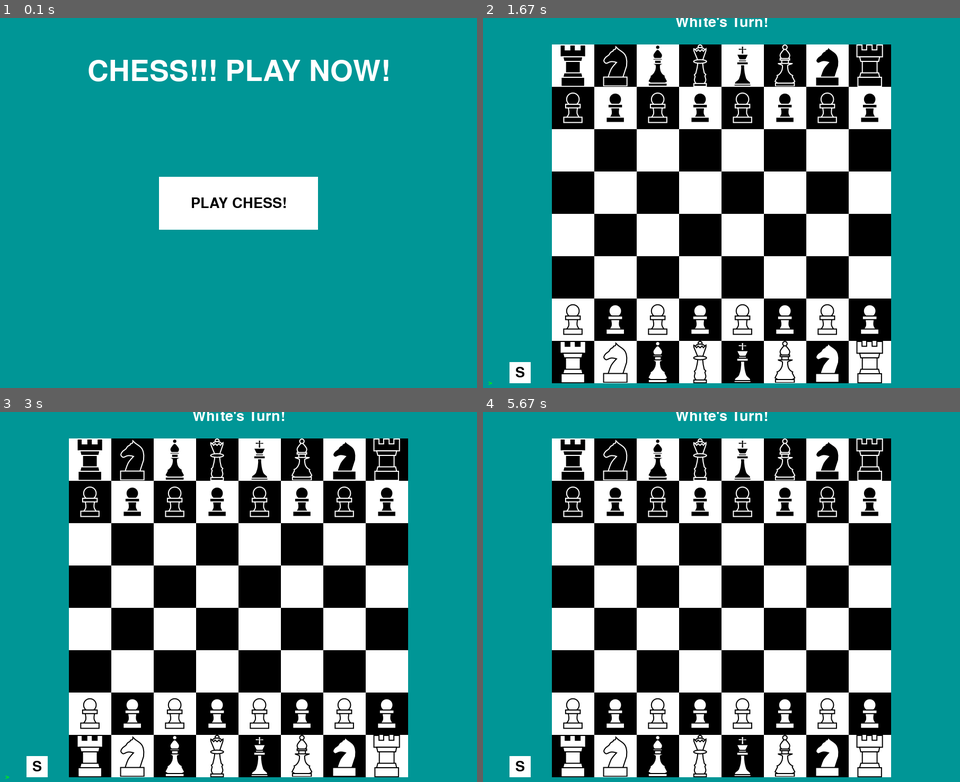
Above: before the commit, frames 1-4 (two rows, left to right).
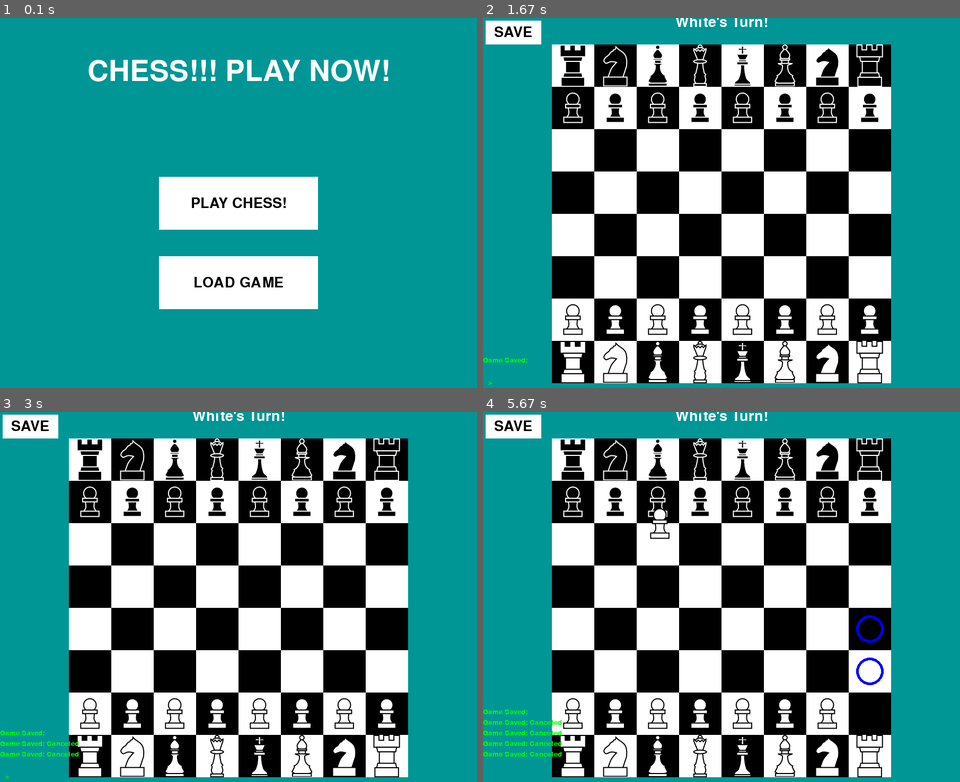
Above: after the commit, the same moments.

Repository: LJPCODESTUDIO/Pygame-Chess
Game: pygame game, started from main.py
Same seed, same stepped clock (60 frames per second), same inputs: the game is played once before the commit and once after it.
Inputs (mouse positions are in pixels of both pictures, inside the frame that each line leads up to):
- Up to frame 1 (0.1 s): no input
- Up to frame 2 (1.67 s): press the mouse at (721, 203) at 0.37 s; move the mouse to (645, 247) at 0.47 s; release the mouse at (573, 291) at 0.6 s; tap / at 0.67 s; press the mouse at (511, 32) at 1.58 s
- Up to frame 3 (3 s): move the mouse to (147, 456) at 1.68 s; release the mouse at (262, 486) at 1.82 s; click (95, 537) at 1.93 s; click (28, 426) at 2.27 s, where only the run after the commit has a clickable "SAVE"; press the mouse at (28, 426) at 2.8 s; move the mouse to (200, 530) at 2.9 s
- Up to frame 4 (5.67 s): release the mouse at (850, 637) at 3.03 s; click (578, 733) at 3.15 s; press the mouse at (578, 733) at 3.47 s; move the mouse to (587, 722) at 3.57 s; release the mouse at (597, 711) at 3.7 s; tap Enter at 3.77 s; click (878, 730) at 4.15 s; press the mouse at (878, 730) at 4.47 s; move the mouse to (769, 696) at 4.57 s; release the mouse at (659, 663) at 4.7 s; press the mouse at (878, 730) at 4.8 s; move the mouse to (731, 604) at 4.9 s; release the mouse at (587, 474) at 5.03 s; press the mouse at (511, 426) at 5.13 s; move the mouse to (630, 526) at 5.23 s; release the mouse at (750, 626) at 5.37 s; press the mouse at (511, 426) at 5.47 s; move the mouse to (659, 523) at 5.57 s

The runs differ from the first frame. In frame 1, 4.8% of the frame differs, in the area x 33-67%, y 64-79%; in frame 2, 1.1%; in frame 3, 1.3%; in frame 4, 2.1%.

Commit message:
Save function exists. Loading semi works

Diff:
--- /dev/null
+++ b/Saves/save-2023-03-02_09.52.36.005046.json
@@ -0,0 +1 @@
+["4WP63", "5BP14", "4WP43", "BQ03", "WQ73", "BQ25", "WQ13"]
--- a/main.py
+++ b/main.py
@@ -3,6 +3,8 @@
 import os
 import json
 import datetime
+import tkinter
+import tkinter.filedialog
 
 #Init stuffs
 pg.mixer.init()
@@ -195,9 +197,43 @@
 
 
 def save(board):
-    time_stamp = datetime.datetime.now()
-    with open(os.path.join("Saves/", f"save-{time_stamp}"), "x") as f:
-        json.dumps(board)
+    try:
+        time_stamp = str(datetime.datetime.now()).replace(" ", "_")
+        time_stamp = time_stamp.replace(":", ".")
+        file = f"save-{time_stamp}.json"
+        top = tkinter.Tk()
+        top.withdraw()  # hide window
+        file_name = tkinter.filedialog.asksaveasfilename(
+            parent=top,
+            filetypes=[("Json", ".json")],
+            initialdir="Saves",
+            initialfile=file,
+            defaultextension=".json",
+            title="Save as..."
+            )
+        top.destroy()
+        with open(file_name, "w") as f:
+            json.dump(board, f)
+    except:
+        return "Canceled"
+    return file_name
+
+
+def load():
+    """Create a Tk file dialog and cleanup when finished"""
+    try:
+        top = tkinter.Tk()
+        top.withdraw()  # hide window
+        file_name = tkinter.filedialog.askopenfile(
+            parent=top,
+            filetypes=[("Json", ".json")],
+            initialdir="Saves",
+            )
+        top.destroy()
+        board = json.load(file_name)
+    except:
+        return []
+    return board
 
 
 #Handle the logic
@@ -837,13 +873,12 @@
 
 
 #Draw the title screen
-def draw_title(play_button):
+def draw_title(buttons):
     SCREEN.fill((0, 150, 150))
     title_text = BIG_DEFAULT_FONT.render("CHESS!!! PLAY NOW!", 1, WHITE)
     SCREEN.blit(title_text, ((WIDTH//2 - title_text.get_width()//2, 75)))
-    play_button.draw(SCREEN)
-    #play_text = NORMAL_DEFAULT_FONT.render("PLAY CHESS", 1, BLACK)
-    #SCREEN.blit(play_text, (WIDTH//2 - play_text.get_width()//2, play_button.y + 20))
+    for btn in buttons:
+        btn.draw(SCREEN)
     if show_debug:
         draw_debug()
     draw_debug_message()
@@ -851,14 +886,14 @@
     pg.display.update()
 
 
-def draw_retry_screen(move_y, retry_button, winner):
+def draw_retry_screen(move_y, buttons, winner):
     bg = pg.Rect(0, move_y, WIDTH, HEIGHT)
     pg.draw.rect(SCREEN, (0, 150, 150), bg)
 
     title_text = BIG_DEFAULT_FONT.render(f"{winner} won! Replay?", 1, WHITE)
     SCREEN.blit(title_text, ((WIDTH//2 - title_text.get_width()//2, 75 + move_y)))
-    retry_button.draw(SCREEN)
-    #SCREEN.blit(play_text, (WIDTH//2 - play_text.get_width()//2, retry_button.y + 20))
+    for btn in buttons:
+        btn.draw(SCREEN)
 
     if show_debug:
         draw_debug()
@@ -867,13 +902,13 @@
     pg.display.update()
 
 
-def retry_screen(winner):
+def retry_screen(winner, board):
     global WIDTH
     global HEIGHT
     global grid
     SOUNDTRACK.stop()
     move_y = HEIGHT * -1
-    retry_button = button((WIDTH//2-150, HEIGHT//2-50), (300, 100), "Replay?", WHITE)
+    buttons = [button((WIDTH//2-150, HEIGHT//2-50), (300, 100), "Replay?", WHITE), button((WIDTH//2-150, HEIGHT//2+100), (300, 100), "SAVE?", WHITE)]
 
     button_set = False
     clock = pg.time.Clock()
@@ -893,20 +928,24 @@
             if event.type == pg.MOUSEBUTTONDOWN:
                 mouse = pg.mouse.get_pressed()
                 mouse_pos = pg.mouse.get_pos()
-                if mouse[0] and retry_button.click(mouse_pos):
-                    if button_set:
-                        run = False
-                        grid = [
-                            ["1BR", "1BK", "1BF", "BQ", "BG", "2BF", "2BK", "2BR"],
-                            ["1BP", "2BP", "3BP", "4BP", "5BP", "6BP", "7BP", "8BP"],
-                            ["", "", "", "", "", "", "", ""],
-                            ["", "", "", "", "", "", "", ""],
-                            ["", "", "", "", "", "", "", ""],
-                            ["", "", "", "", "", "", "", ""],
-                            ["1WP", "2WP", "3WP", "4WP", "5WP", "6WP", "7WP", "8WP"],
-                            ["1WR", "1WK", "1WF", "WQ", "WG", "2WF", "2WK", "2WR"],
-                        ]
-                        break
+                if mouse[0]:
+                    if buttons[0].click(mouse_pos):
+                        if button_set:
+                            run = False
+                            grid = [
+                                ["1BR", "1BK", "1BF", "BQ", "BG", "2BF", "2BK", "2BR"],
+                                ["1BP", "2BP", "3BP", "4BP", "5BP", "6BP", "7BP", "8BP"],
+                                ["", "", "", "", "", "", "", ""],
+                                ["", "", "", "", "", "", "", ""],
+                                ["", "", "", "", "", "", "", ""],
+                                ["", "", "", "", "", "", "", ""],
+                                ["1WP", "2WP", "3WP", "4WP", "5WP", "6WP", "7WP", "8WP"],
+                                ["1WR", "1WK", "1WF", "WQ", "WG", "2WF", "2WK", "2WR"],
+                            ]
+                            break
+                    if buttons[1].click(mouse_pos):
+                        debug_message.append("Game Saved: " + save(board))
+                        debug_time.append(pg.time.get_ticks())
 
             if event.type == pg.KEYDOWN:
                 if console:
@@ -930,13 +969,14 @@
 
         if move_y < 0:
             move_y = clamp(move_y + 10, HEIGHT * -1, 0)
-            retry_button.pos = (WIDTH//2-150, HEIGHT//2-50+move_y)
+            buttons[0].pos = (WIDTH//2-150, HEIGHT//2-50+move_y)
+            buttons[1].pos = (WIDTH//2-150, HEIGHT//2-150+move_y)
         else:
             button_set = True
 
         if show_debug:
             handle_debugs("O")
-        draw_retry_screen(move_y, retry_button, winner)
+        draw_retry_screen(move_y, buttons, winner)
 
     main()
 
@@ -947,11 +987,12 @@
     global HEIGHT
 
     pg.time.set_timer(REPEAT_SOUND, int(SOUNDTRACK.get_length() * 1000))
-    play_button = button((WIDTH//2-150, HEIGHT//2-50), (300, 100), "PLAY CHESS!", WHITE)
+    buttons = [button((WIDTH//2-150, HEIGHT//2-50), (300, 100), "PLAY CHESS!", WHITE), button((WIDTH//2-150, HEIGHT//2+100), (300, 100), "LOAD GAME", WHITE)]
 
     clock = pg.time.Clock()
     run = True
     console = False
+    board = []
     global console_text
     global command
     SOUNDTRACK.play()
@@ -969,7 +1010,11 @@
             if event.type == pg.MOUSEBUTTONDOWN:
                 mouse = pg.mouse.get_pressed()
                 mouse_pos = pg.mouse.get_pos()
-                if mouse[0] and play_button.click(mouse_pos):
+                if mouse[0] and buttons[0].click(mouse_pos):
+                    run = False
+                    break
+                if mouse[0] and buttons[1].click(mouse_pos):
+                    board = load()
                     run = False
                     break
 
@@ -996,12 +1041,13 @@
         if show_debug:
             handle_debugs("O")
 
-        draw_title(play_button)
-
-    main()
+        draw_title(buttons)
+
+    main(board)
+
 
 #Main game loop
-def main():
+def main(load):
     global WIDTH
     global HEIGHT
     global OFFSET_X
@@ -1009,9 +1055,10 @@
     GAME_END.stop()
     pg.time.set_timer(REPEAT_SOUND, int(SOUNDTRACK.get_length() * 1000))
     clock = pg.time.Clock()
-    save_button = button((50, HEIGHT-50), (40, 40), "S", WHITE)
+    save_button = button((5, 5), (105, 45), "SAVE", WHITE)
     move_y = HEIGHT * -1
     board_set = False
+    loading = True
     run = True
     turn = "White"
     winner = "Jester"
@@ -1058,48 +1105,50 @@
                     mouse_pos = pg.mouse.get_pos()
                     if mouse[0]:
                         get_tile(mouse_pos[0], mouse_pos[1], OFFSET_X, OFFSET_Y)
-                        if grabbed == "":
-                            if not turn[:1] in grid[grid_y][grid_x]:
-                                continue
-                            old_grid[grid_y][grid_x] = grid[grid_y][grid_x]
-                            grabbed = grid[grid_y][grid_x].replace("O", "")
-                            grabbed_pos[0] = grid_y
-                            grabbed_pos[1] = grid_x
-                            find_pos(grabbed, grabbed_pos)
-                            grid[grid_y][grid_x] = ""
-                        else:
-                            if "O" in grid[grid_y][grid_x]:
-                                board.append(grabbed+str(grabbed_pos[0])+str(grabbed_pos[1]))
-                                remove_pos(grabbed, grabbed_pos)
-                                if "WP" in grabbed and grid_y == 0:
-                                    queen_count[0] += 1
-                                    grabbed = f"WQ{queen_count[0]}"
-                                if "BP" in grabbed and grid_y == 7:
-                                    queen_count[1] += 1
-                                    grabbed = f"BQ{queen_count[1]}"
-                                if "G" in grid[grid_y][grid_x]:
-                                    if "W" in grid[grid_y][grid_x]:
-                                        winner = "Black"
-                                    if "B" in grid[grid_y][grid_x]:
-                                        winner = "White"
-                                    run = False
-                                grid[grid_y][grid_x] = grabbed
-                                remove_pos(grabbed, grabbed_pos)
-                                check_check()
-                                grabbed = ""
-                                if "W" in turn:
-                                    turn = "Black"
+                        if mouse_pos[0] >= OFFSET_X and mouse_pos[0] <= OFFSET_X+(GRID_SIZE*CELL_SIZE) and mouse_pos[1] >= OFFSET_Y and mouse_pos[1] <= OFFSET_Y+(GRID_SIZE*CELL_SIZE):
+                            if grabbed == "":
+                                if not turn[:1] in grid[grid_y][grid_x]:
+                                    continue
+                                old_grid[grid_y][grid_x] = grid[grid_y][grid_x]
+                                grabbed = grid[grid_y][grid_x].replace("O", "")
+                                grabbed_pos[0] = grid_y
+                                grabbed_pos[1] = grid_x
+                                find_pos(grabbed, grabbed_pos)
+                                grid[grid_y][grid_x] = ""
+                            else:
+                                if "O" in grid[grid_y][grid_x]:
+                                    board.append(grabbed+str(grabbed_pos[0])+str(grabbed_pos[1]))
+                                    remove_pos(grabbed, grabbed_pos)
+                                    if "WP" in grabbed and grid_y == 0:
+                                        queen_count[0] += 1
+                                        grabbed = f"WQ{queen_count[0]}"
+                                    if "BP" in grabbed and grid_y == 7:
+                                        queen_count[1] += 1
+                                        grabbed = f"BQ{queen_count[1]}"
+                                    if "G" in grid[grid_y][grid_x]:
+                                        if "W" in grid[grid_y][grid_x]:
+                                            winner = "Black"
+                                        if "B" in grid[grid_y][grid_x]:
+                                            winner = "White"
+                                        run = False
+                                    grid[grid_y][grid_x] = grabbed
+                                    remove_pos(grabbed, grabbed_pos)
+                                    check_check()
+                                    grabbed = ""
+                                    if "W" in turn:
+                                        turn = "Black"
+                                    else:
+                                        turn = "White"
+
                                 else:
-                                    turn = "White"
-
-                            else:
-                                grid[grabbed_pos[0]][grabbed_pos[1]] = old_grid[grabbed_pos[0]][grabbed_pos[1]]
-                                remove_pos(grabbed, grabbed_pos)
-                                check_check()
-                                grabbed = ""
+                                    grid[grabbed_pos[0]][grabbed_pos[1]] = old_grid[grabbed_pos[0]][grabbed_pos[1]]
+                                    remove_pos(grabbed, grabbed_pos)
+                                    check_check()
+                                    grabbed = ""
 
                         if mouse[0] and save_button.click(mouse_pos):
-                            save(board)
+                            debug_message.append("Game Saved: " + save(board))
+                            debug_time.append(pg.time.get_ticks())
 
             if event.type == pg.KEYDOWN:
                 if console:
@@ -1126,8 +1175,20 @@
 
         if move_y < 0:
             move_y = clamp(move_y + 10, HEIGHT * -1, 0)
+            save_button.pos = (5, 5+move_y)
         else:
             board_set = True
+            if len(load) > 0 and loading == True:
+                for move in load:
+                    board.append(move)
+                    length = len(move)-1
+                    piece = move[:length-1]
+                    x = int(move[length-1])
+                    y = int(move[length])
+                    grid[y][x] = piece
+                    draw_screen(GRID_SIZE, CELL_SIZE, grabbed, turn, check, board, move_y, save_button)
+                    pg.time.wait(500)
+                loading = False
 
         for debug in range(len(debug_message)):
             if pg.time.get_ticks() - debug_time[debug-1] >= 5000:
@@ -1137,7 +1198,7 @@
         draw_screen(GRID_SIZE, CELL_SIZE, grabbed, turn, check, board, move_y, save_button)
 
     pg.time.wait(500)
-    retry_screen(winner)
+    retry_screen(winner, board)
 
 
 if __name__ == "__main__":
